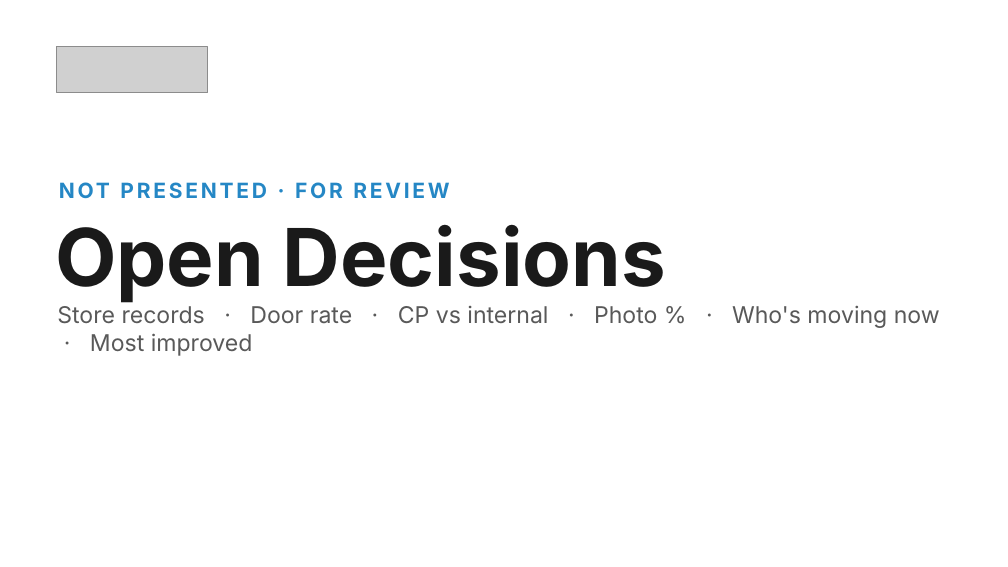
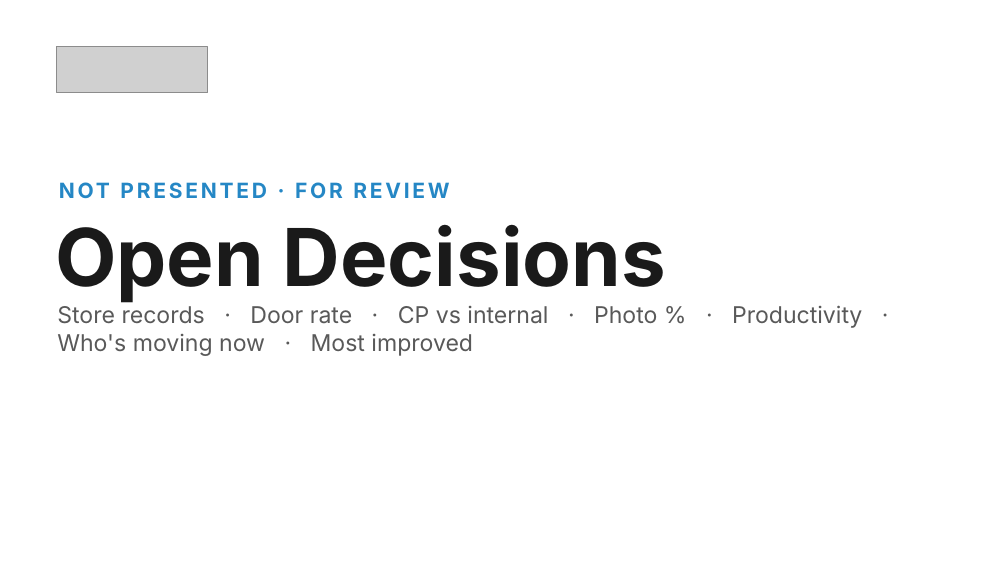
Before and after one commit to Ndresner/Noah, a slide deck: slide 161 of day2-deck/decks/Fixed Ops - Day 2 Example Test Deck.pptx (slide 171 before the commit). Drawn at 1008x567 pixels with LibreOffice and Linux fonts; fonts in the diff are those of the drawing; grey boxes stand for pictures. Boxes give left, top, right and bottom in pixels: in the first picture for what was removed or moved away, otherwise in the second. Text is boxed around its words. In the diff, an @@ line names an element or a change of style, - is before the commit and + after.

```diff
--- a/day2-deck/decks/Fixed Ops - Day 2 Example Test Deck.pptx
+++ b/day2-deck/decks/Fixed Ops - Day 2 Example Test Deck.pptx
@@ text at <box>57,305,862,356</box>: text changed @@
-Store records · Door rate · CP vs internal · Photo % · Who's moving now · Most improved
+Store records · Door rate · CP vs internal · Photo % · Productivity · Who's moving now · Most improved
```
Also in this commit, not shown: 10 other slides changed, 4 other files.
